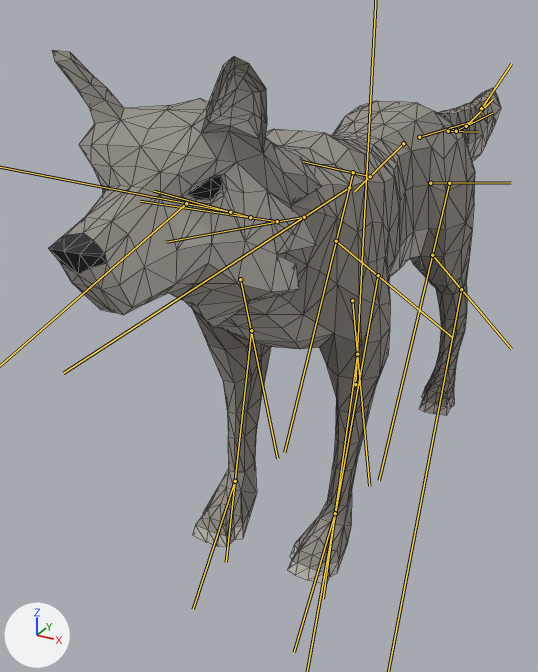
A saved change to the glTF model rysy/models/animals/wolf.glb.
Rendered twice from a 50 mm camera at (0.409, -1.045, 0.696) aimed at (-0.122, -0.08, 0.213). The axes (+X, +Y, +Z) are drawn at lower left. The lights are the same throughout. The picture after the commit comes second. The bones that change are drawn over the model as lines. Mesh edges are drawn as thin lines.

Names of what the first picture shows: 'Wolf'.
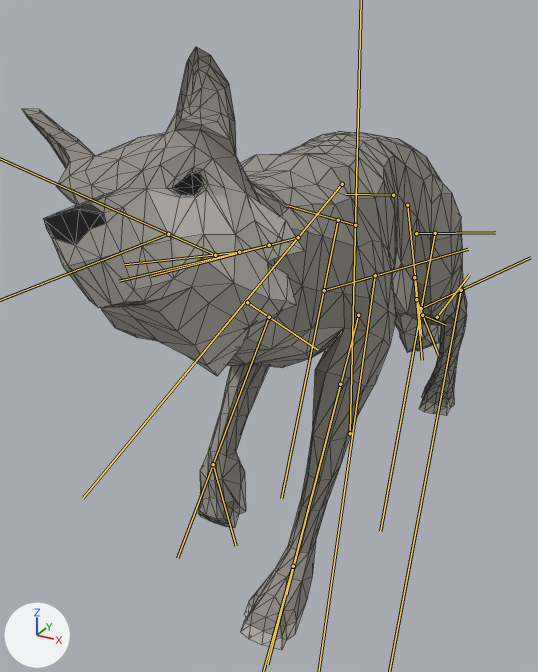
The newer file adds an action. The first version stands in its rest pose; the second is drawn at frame 7 of the action 'Attack'.

The change in detail:
Bone 'Body' (bone_body) moves from (0.0, 0.0, 0.0) to (0.0, -0.35, 0.06).
Bone 'Body' (bone_body) turns from (0, 0, 0) to (3, 0, 0) degrees about its own x, y and z.
Bone 'Back' (bone_back) moves from (0.0, 0.0, 0.0) to (0.0, -0.01, 0.0).
Bone 'Back' (bone_back) turns from (0, 0, 0) to (-26, 0, 0) degrees about its own x, y and z.
Bone 'Torso2' (bone_torso2) turns from (0, 0, 0) to (-36, 4, -2) degrees about its own x, y and z.
Bone 'Torso3' (bone_torso3) turns from (0, 0, 0) to (12, 0, 0) degrees about its own x, y and z.
Bone 'Neck1' (bone_neck1) turns from (0, 0, 0) to (-8, 0, 0) degrees about its own x, y and z.
Bone 'Neck2' (bone_neck2) turns from (0, 0, 0) to (0, 14, -3) degrees about its own x, y and z.
Bone 'Neck3' (bone_neck3) turns from (0, 0, 0) to (19, 0, 7) degrees about its own x, y and z.
Bone 'Head' (bone_head) turns from (0, 0, 0) to (7, -1, 6) degrees about its own x, y and z.
Bone 'FrontUpperLeg.L' (bone_frontupperleg_l) turns from (0, 0, 0) to (-58, 5, 3) degrees about its own x, y and z.
Bone 'FrontLowerLeg.L' (bone_frontlowerleg_l) turns from (0, 0, 0) to (-30, 0, 0) degrees about its own x, y and z.
Bone 'FrontUpperLeg.R' (bone_frontupperleg_r) turns from (0, 0, 0) to (27, 1, 10) degrees about its own x, y and z.
Bone 'FrontLowerLeg.R' (bone_frontlowerleg_r) turns from (0, 0, 0) to (69, 0, 0) degrees about its own x, y and z.
Bone 'BackShoulder.L' (bone_backshoulder_l) turns from (0, 0, 0) to (7, 32, 5) degrees about its own x, y and z.
Bone 'BackLeg.L' (bone_backleg_l) turns from (0, 0, 0) to (-2, -1, 1) degrees about its own x, y and z.
Bone 'BackUpperLeg.L' (bone_backupperleg_l) turns from (0, 0, 0) to (12, 1, 1) degrees about its own x, y and z.
Bone 'BackLowerLeg.L' (bone_backlowerleg_l) turns from (0, 0, 0) to (15, 0, -1) degrees about its own x, y and z.
Bone 'BackShoulder.R' (bone_backshoulder_r) turns from (0, 0, 0) to (7, -32, -5) degrees about its own x, y and z.
Bone 'BackLeg.R' (bone_backleg_r) turns from (0, 0, 0) to (-2, 1, -1) degrees about its own x, y and z.
Bone 'BackUpperLeg.R' (bone_backupperleg_r) turns from (0, 0, 0) to (12, -1, -1) degrees about its own x, y and z.
Bone 'BackLowerLeg.R' (bone_backlowerleg_r) turns from (0, 0, 0) to (15, 0, 1) degrees about its own x, y and z.
Bone 'Tail2' (bone_tail2) turns from (0, 0, 0) to (-38, 0, 0) degrees about its own x, y and z.
Bone 'Tail4' (bone_tail4) turns from (0, 0, 0) to (3, 0, 0) degrees about its own x, y and z.
Bone 'Tail5' (bone_tail5) turns from (0, 0, 0) to (12, 0, 0) degrees about its own x, y and z.
Bone 'Tail6' (bone_tail6) turns from (0, 0, 0) to (11, 0, 0) degrees about its own x, y and z.
Bone 'Tail8' (bone_tail8) turns from (0, 0, 0) to (18, 0, 0) degrees about its own x, y and z.
Bone 'IKFrontLeg.L' (bone_ikfrontleg_l) moves from (0.0, 0.0, 0.0) to (0.0, 0.31, -0.41).
Bone 'IKFrontLeg.L' (bone_ikfrontleg_l) turns from (0, 0, 0) to (4, 0, 0) degrees about its own x, y and z.
Bone 'IKFrontLeg.R' (bone_ikfrontleg_r) moves from (0.0, 0.0, 0.0) to (0.0, -0.04, -0.33).
Bone 'IKFrontLeg.R' (bone_ikfrontleg_r) turns from (0, 0, 0) to (57, 0, 0) degrees about its own x, y and z.

Pixel boxes (x1, y1, x2, y2) of what changed, in the pictures (538 x 672 px):
'Wolf', posed (13% taller)
    before: (49, 50, 501, 585)
    after: (22, 47, 467, 650)
bone 'Back', root to tip
    before: (403, 143) to (354, 191)
    after: (393, 195) to (346, 194)
bone 'Torso2', root to tip
    before: (349, 187) to (63, 373)
    after: (342, 184) to (83, 498)
bone 'Torso3', root to tip
    before: (304, 217) to (166, 242)
    after: (298, 237) to (150, 276)
bone 'Neck1', root to tip
    before: (277, 221) to (140, 201)
    after: (269, 245) to (119, 281)
bone 'Neck2', root to tip
    before: (250, 217) to (154, 191)
    after: (239, 252) to (124, 264)
bone 'FrontUpperLeg.L', root to tip
    before: (352, 300) to (369, 486)
    after: (358, 315) to (286, 594)
bone 'FrontLowerLeg.L', root to tip
    before: (357, 354) to (323, 599)
    after: (340, 384) to (267, 664)
bone 'FrontUpperLeg.R', root to tip
    before: (240, 279) to (277, 458)
    after: (247, 302) to (318, 350)
bone 'FrontLowerLeg.R', root to tip
    before: (251, 330) to (226, 562)
    after: (269, 317) to (177, 558)
bone 'BackShoulder.L', root to tip
    before: (430, 183) to (511, 182)
    after: (416, 233) to (495, 232)
bone 'BackLeg.L', root to tip
    before: (449, 183) to (379, 480)
    after: (435, 233) to (380, 531)
bone 'BackUpperLeg.L', root to tip
    before: (432, 255) to (511, 349)
    after: (421, 308) to (530, 257)
bone 'BackShoulder.R', root to tip
    before: (370, 176) to (303, 161)
    after: (355, 225) to (287, 205)
bone 'BackLeg.R', root to tip
    before: (353, 172) to (284, 452)
    after: (338, 220) to (281, 498)
bone 'BackUpperLeg.R', root to tip
    before: (336, 241) to (452, 337)
    after: (324, 290) to (468, 249)
bone 'Tail2', root to tip
    before: (419, 137) to (472, 121)
    after: (407, 205) to (421, 336)
bone 'Tail4', root to tip
    before: (448, 131) to (478, 132)
    after: (414, 277) to (422, 360)
bone 'Tail5', root to tip
    before: (456, 131) to (492, 113)
    after: (416, 299) to (438, 355)
bone 'Tail6', root to tip
    before: (466, 126) to (493, 99)
    after: (422, 315) to (446, 325)
bone 'Tail8', root to tip
    before: (481, 108) to (511, 63)
    after: (437, 317) to (469, 274)
bone 'IKFrontLeg.R', root to tip
    before: (235, 481) to (193, 609)
    after: (213, 464) to (236, 546)
